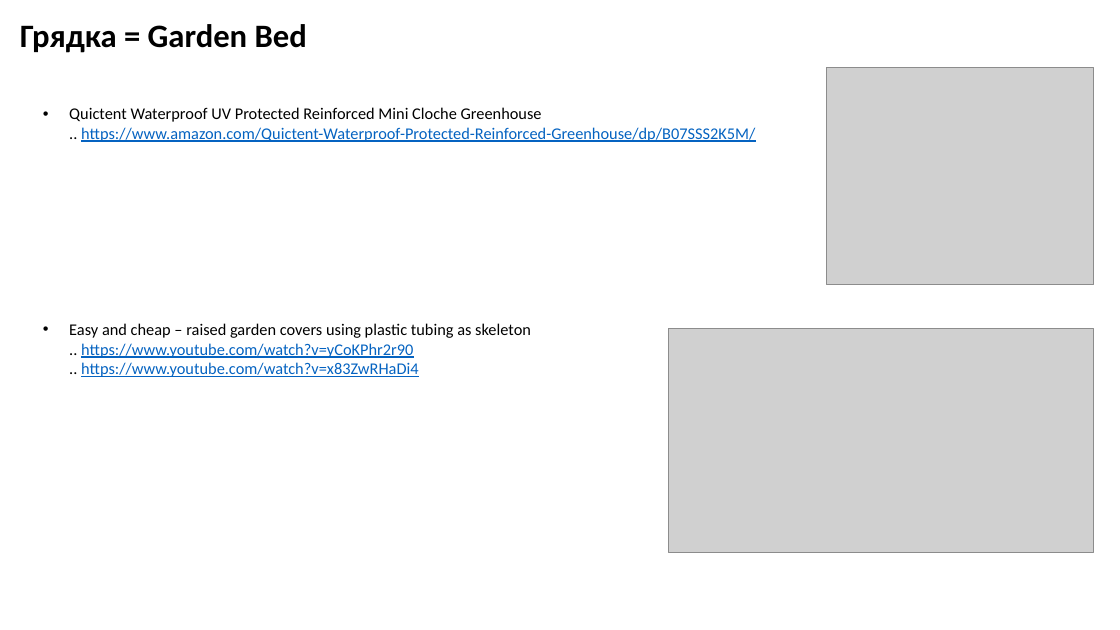
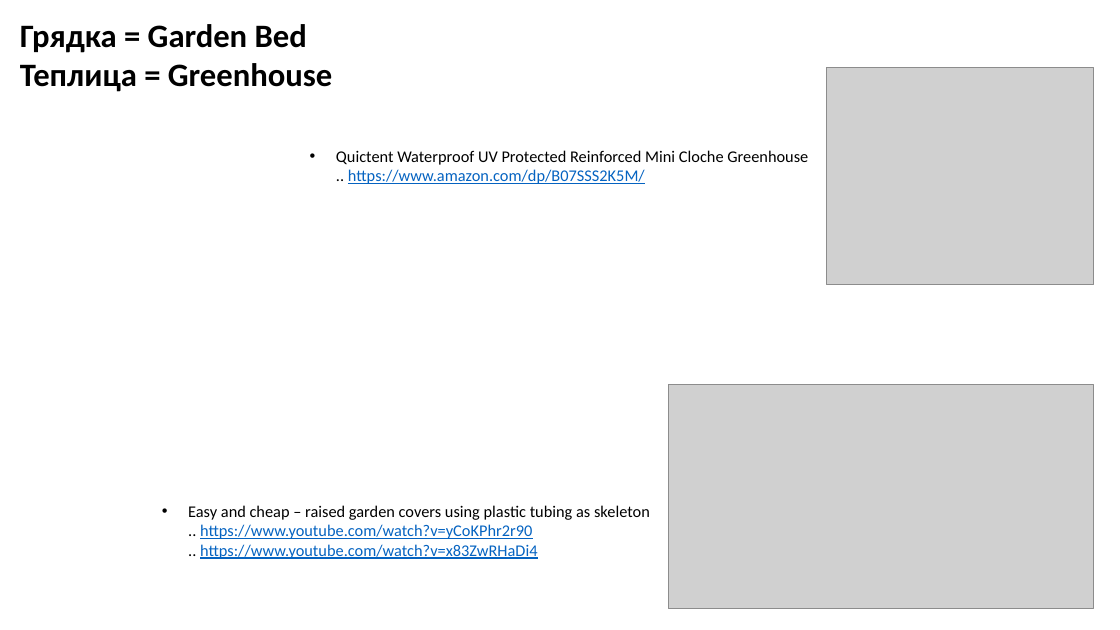
Before and after one commit to lselector/misc_farm, a slide deck: slide 3 of gardening.pptx. Drawn at 1120x630 pixels with LibreOffice and Linux fonts; fonts in the diff are those of the drawing; grey boxes stand for pictures. Boxes give left, top, right and bottom in pixels: in the first picture for what was removed or moved away, otherwise in the second. Text is boxed around its words. In the diff, an @@ line names an element or a change of style, - is before the commit and + after.

```diff
--- a/gardening.pptx
+++ b/gardening.pptx
@@ text at (20,63,332,92): paragraph added @@
+Теплица = Greenhouse
@@ text at (336,150,808,184): text changed; text colour #0563C1 to #000000 @@
-• Quictent Waterproof UV Protected Reinforced Mini Cloche Greenhouse
-  .. https://www.amazon.com/Quictent-Waterproof-Protected-Reinforced-Greenhouse/dp/B07SSS2K5M/
-• Easy and cheap – raised garden covers using plastic tubing as skeleton
-  .. https://www.youtube.com/watch?v=yCoKPhr2r90
-  .. https://www.youtube.com/watch?v=x83ZwRHaDi4
+• Quictent Waterproof UV Protected Reinforced Mini Cloche Greenhouse
+  .. https://www.amazon.com/dp/B07SSS2K5M/
@@ picture: place and size @@
-picture at (668,329,1094,552)
+picture at (668,385,1094,608)
@@ text added at (188,505,650,559), 14 pt, text #0563C1, underline @@
+• Easy and cheap – raised garden covers using plastic tubing as skeleton
+  .. https://www.youtube.com/watch?v=yCoKPhr2r90
+  .. https://www.youtube.com/watch?v=x83ZwRHaDi4
```
Also in this commit, not shown: 1 other file.
